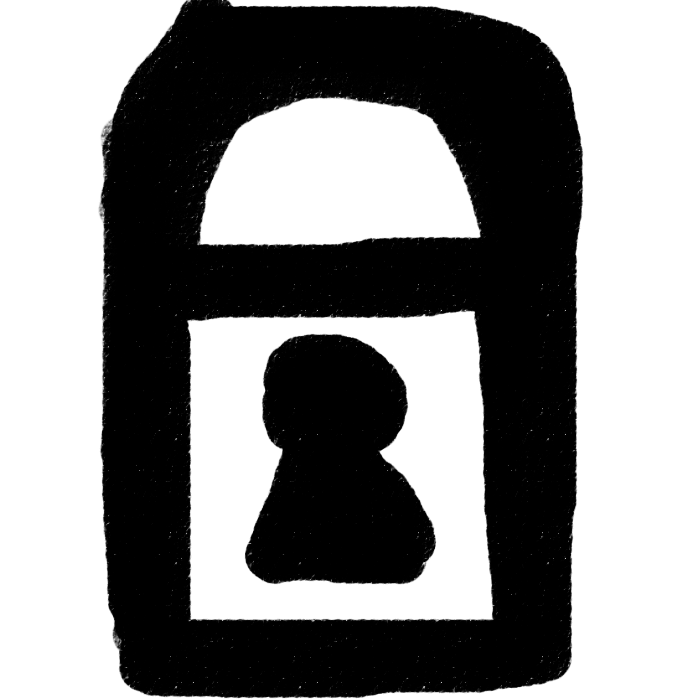
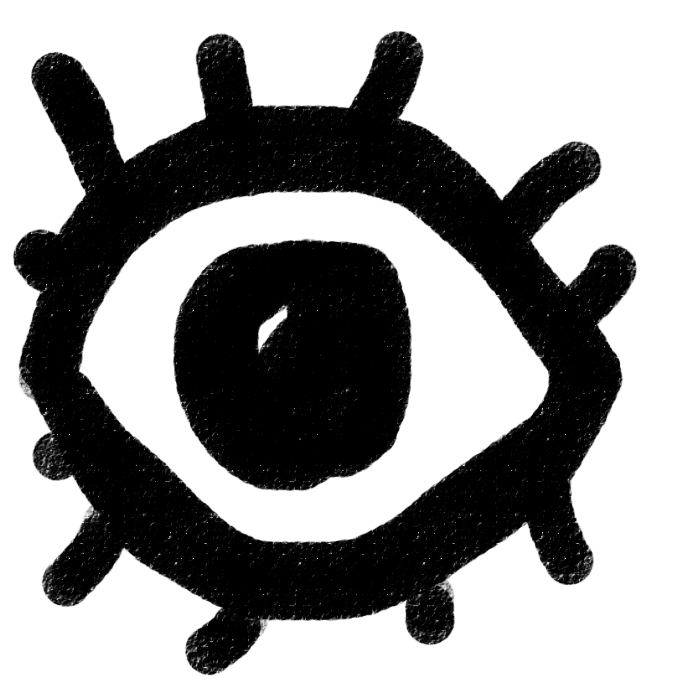
Revision of a layered w=700, h=700 image; what changed, layer by layer:
added layer "Calque 9" above "Calque 8 copie" over bbox(12, 30, 638, 676)
hid "Calque 8 copie" over bbox(97, 0, 584, 699)
hid "Calque 8" over bbox(101, 5, 584, 699)
